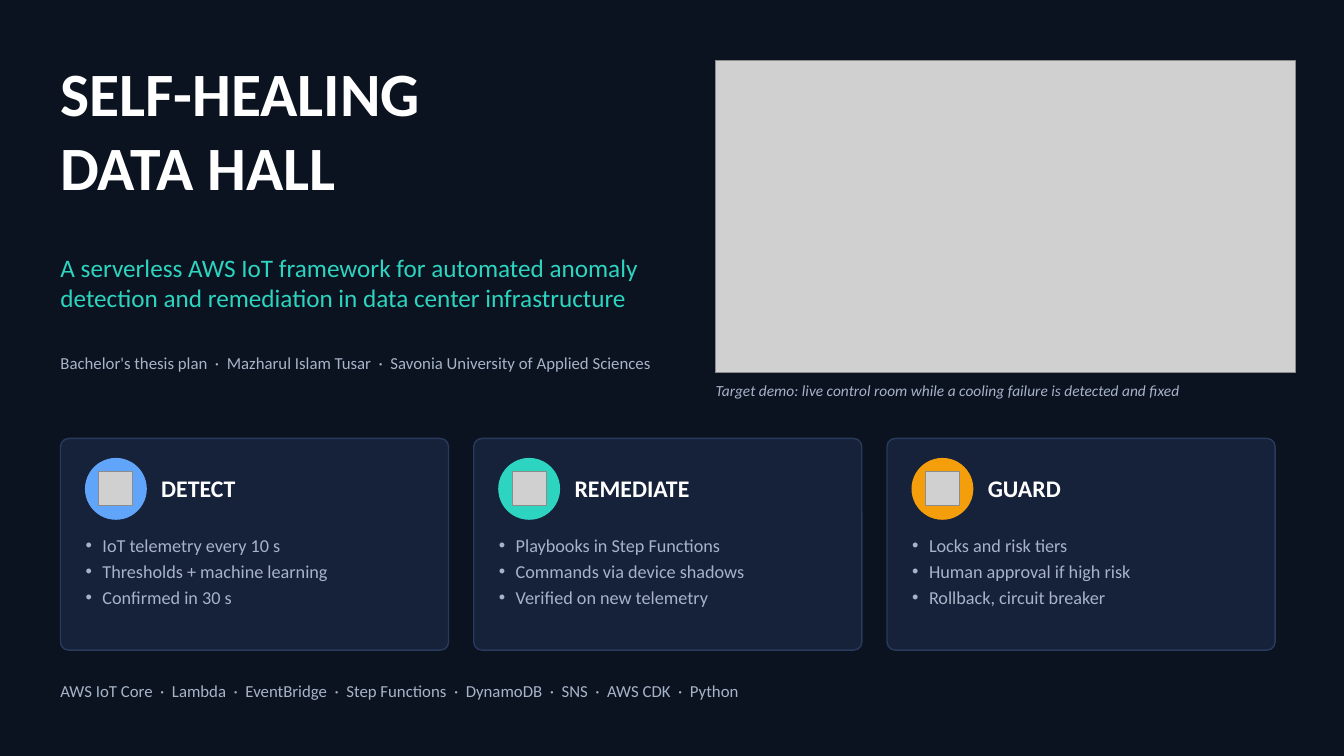
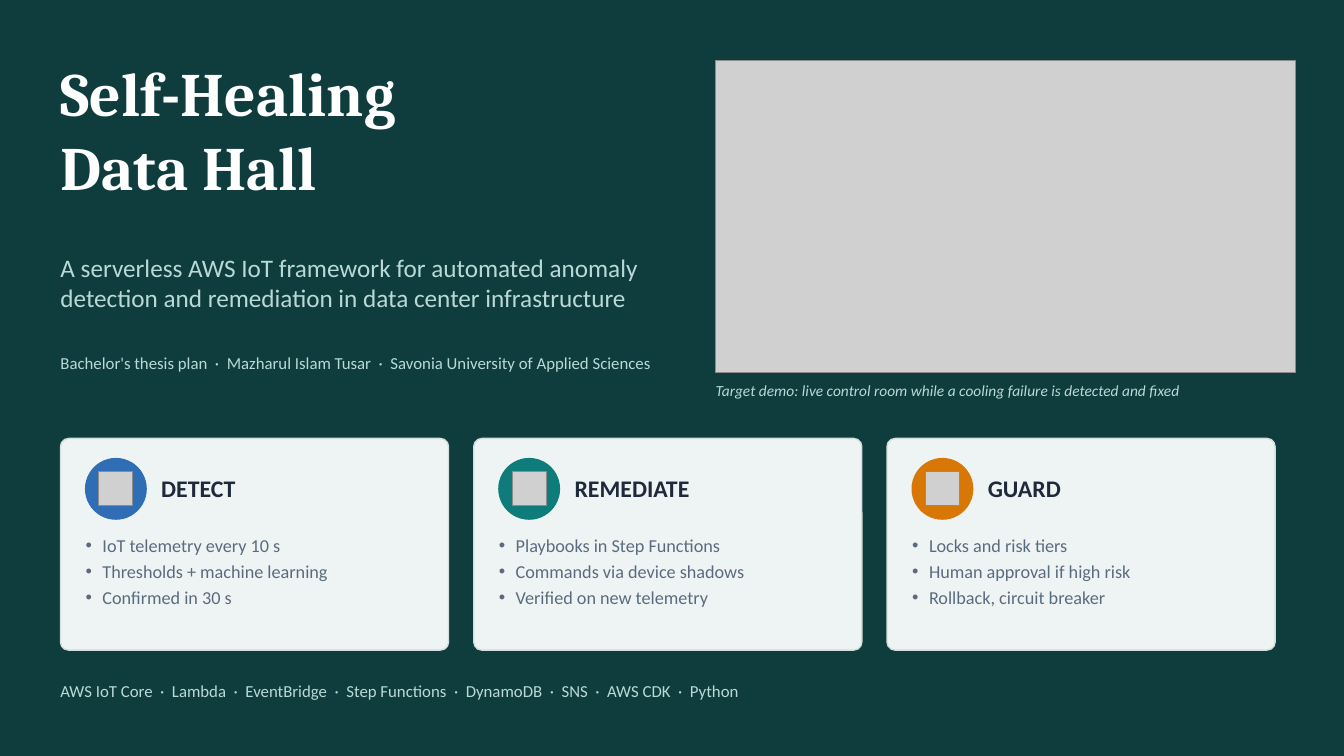
Before and after one commit to mazharulmd/iot-thesis, a slide deck: slide 1 of thesis/plan/project-plan.pptx. Drawn at 1344x756 pixels with LibreOffice and Linux fonts; fonts in the diff are those of the drawing; grey boxes stand for pictures. Boxes give left, top, right and bottom in pixels: in the first picture for what was removed or moved away, otherwise in the second. Text is boxed around its words. In the diff, an @@ line names an element or a change of style, - is before the commit and + after.

```diff
--- a/thesis/plan/project-plan.pptx
+++ b/thesis/plan/project-plan.pptx
@@ background #0B1220 to #0F3D3E @@
@@ text at bbox=[60, 72, 395, 191]: text changed; font Calibri to Cambria @@
-SELF-HEALING
-DATA HALL
+Self-Healing
+Data Hall
@@ text "A serverless AWS IoT framework ..." at bbox=[60, 259, 638, 307]: text colour #2DD4BF to #B9D9D6 @@
@@ fill #16213A to #EEF4F3; outline #2A3A5C 1 pt to #D3DEDC 1 pt in 3 elements at bbox=[60, 439, 449, 650], bbox=[474, 439, 862, 650], bbox=[887, 439, 1275, 650] @@
@@ ellipse at bbox=[86, 459, 146, 519]: fill #60A5FA to #2F6DB5; outline #60A5FA 1 pt to #2F6DB5 1 pt @@
@@ ellipse at bbox=[499, 459, 560, 519]: fill #2DD4BF to #0E7C7B; outline #2DD4BF 1 pt to #0E7C7B 1 pt @@
@@ ellipse at bbox=[912, 459, 973, 519]: fill #F59E0B to #D97706; outline #F59E0B 1 pt to #D97706 1 pt @@
@@ text colour #FFFFFF to #1E293B in 3 elements at bbox=[161, 481, 235, 497], bbox=[575, 481, 690, 497], bbox=[988, 481, 1061, 497] @@
@@ text colour #A7B4C8 to #5B6B7F in 3 elements at bbox=[102, 539, 327, 604], bbox=[516, 539, 744, 607], bbox=[929, 539, 1131, 606] @@
@@ text colour #A7B4C8 to #B9D9D6 in 3 elements at bbox=[60, 357, 651, 372], bbox=[716, 385, 1179, 399], bbox=[60, 685, 738, 700] @@
```
Also in this commit, not shown: 6 other slides changed, 1 other file.
